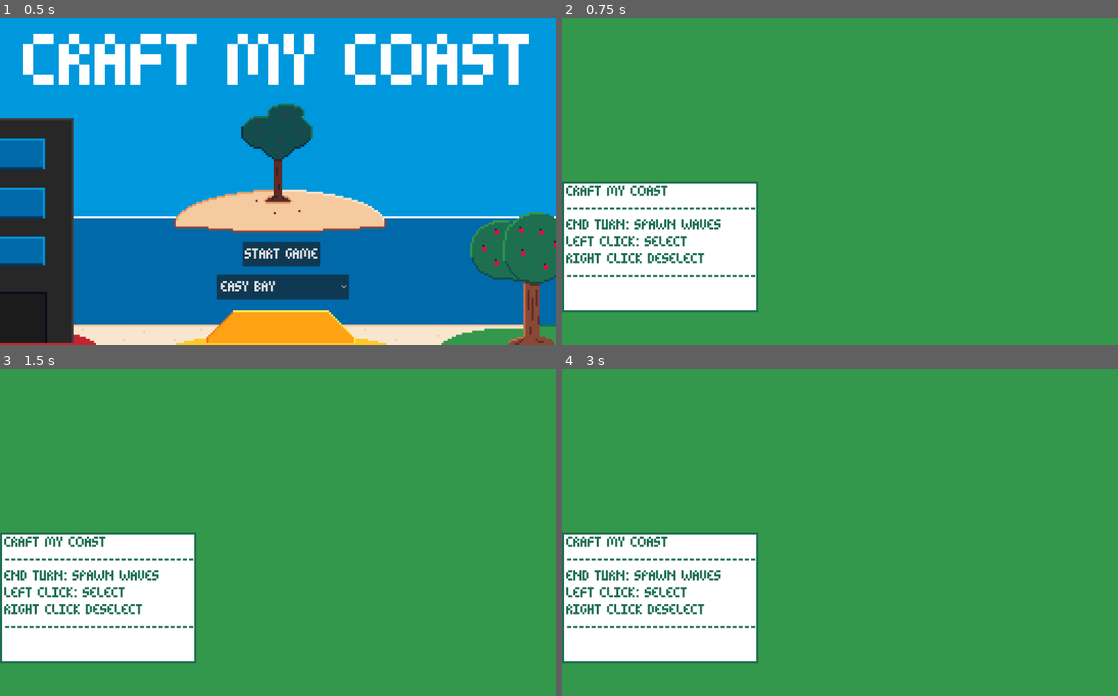
Above: before the commit, frames 1-4 (two rows, left to right).
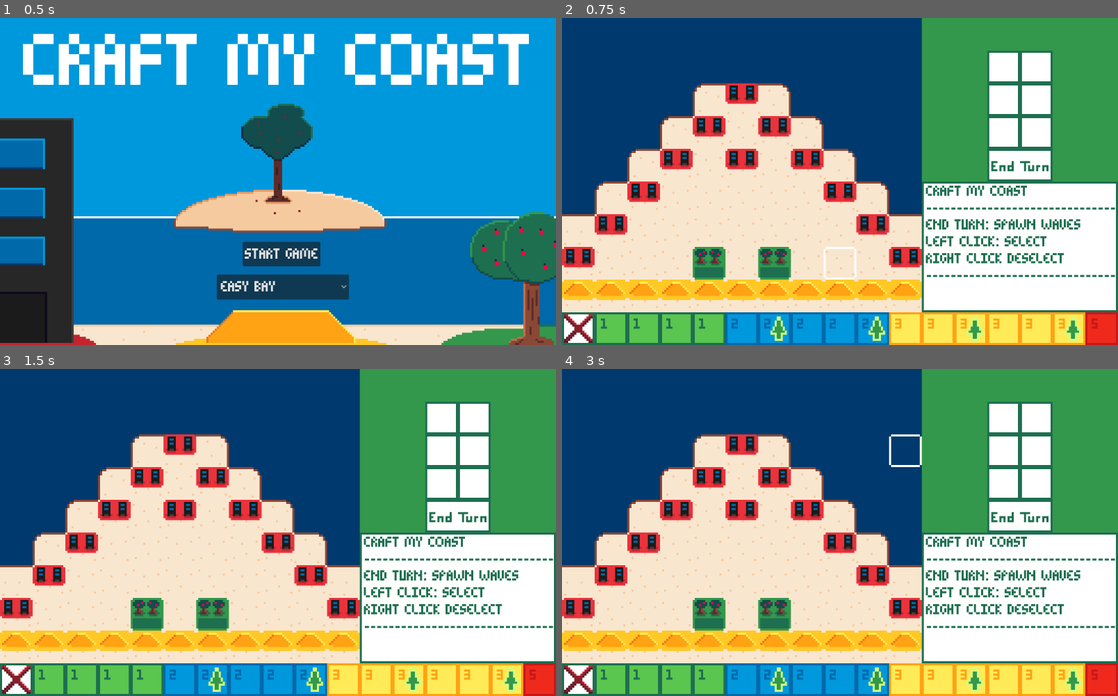
Above: after the commit, the same moments.

Repository: findeevy/CraftMyShore
Game: Godot game, scene res://main_menu.tscn
Same seed, same stepped clock (60 frames per second), same inputs: the game is played once before the commit and once after it.
Inputs (mouse positions are in pixels of both pictures, inside the frame that each line leads up to):
- Up to frame 1 (0.5 s): no input
- Up to frame 2 (0.75 s): click "START GAME" at 0.5 s
- Up to frame 3 (1.5 s): tap Enter at 1.25 s; move the mouse to (400, 516) at 1.27 s; click (400, 516) at 1.35 s
- Up to frame 4 (3 s): tap Space at 2 s; move the mouse to (728, 548) at 2.02 s; click (728, 548) at 2.1 s; tap Enter at 2.75 s; move the mouse to (895, 460) at 2.77 s; right-click (895, 460) at 2.85 s

Frame 1 is identical in both runs. In frame 2, 87% of the frame differs, in the area x 0-100%, y 0-100%; in frame 3, 87%; in frame 4, 87%.
Error before the commit: Parse Error: Function "Download_File()" not found in base self. (res://Scenes/game_board.gd:39)

Commit message:
Update game_board.gd

Diff:
--- a/Scenes/game_board.gd
+++ b/Scenes/game_board.gd
@@ -36,7 +36,7 @@
 				elif Controller.mouse_tile_position.x == Controller.ap_start_c+2:
 					var img = self.get_viewport().get_texture().get_image()
 					img.save_png("user://screenshot.png")
-					Download_File(img, "win")
+					download_file(img, "win")
 
 			return
 		if Controller.waters_to_break != []:
